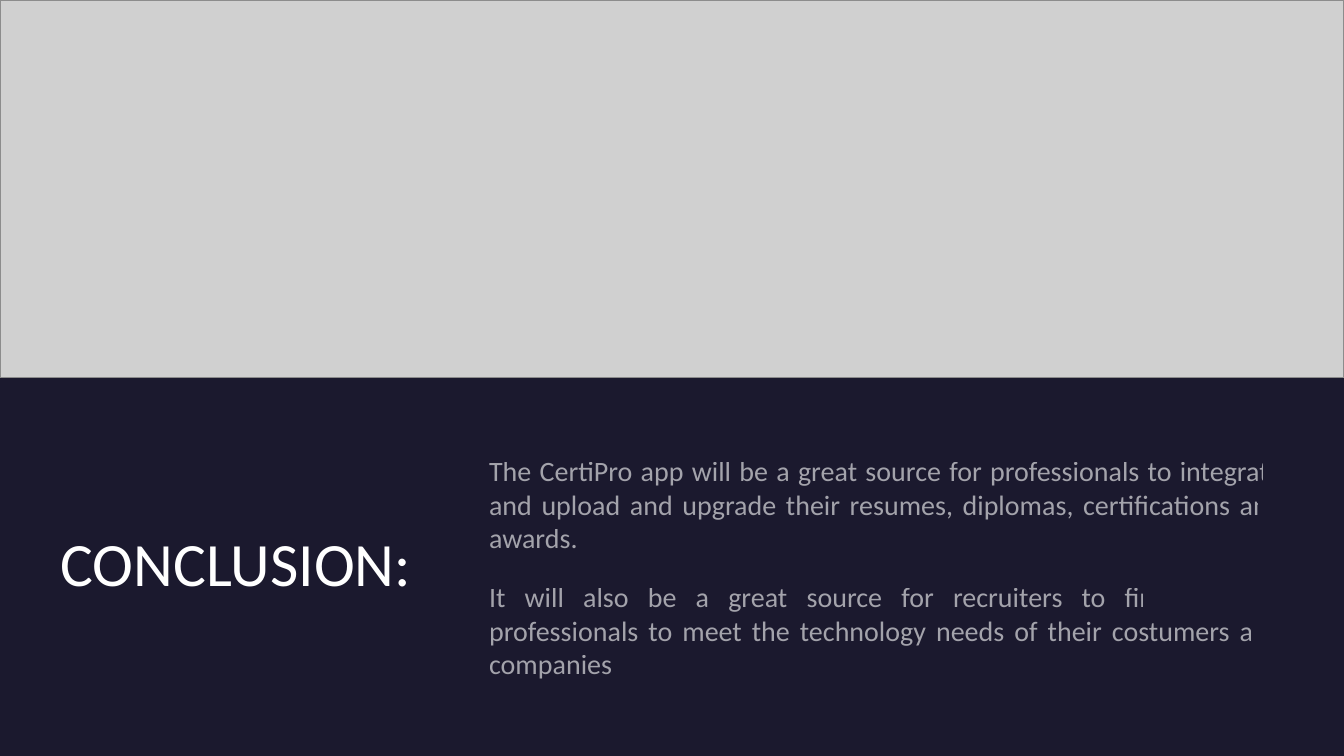
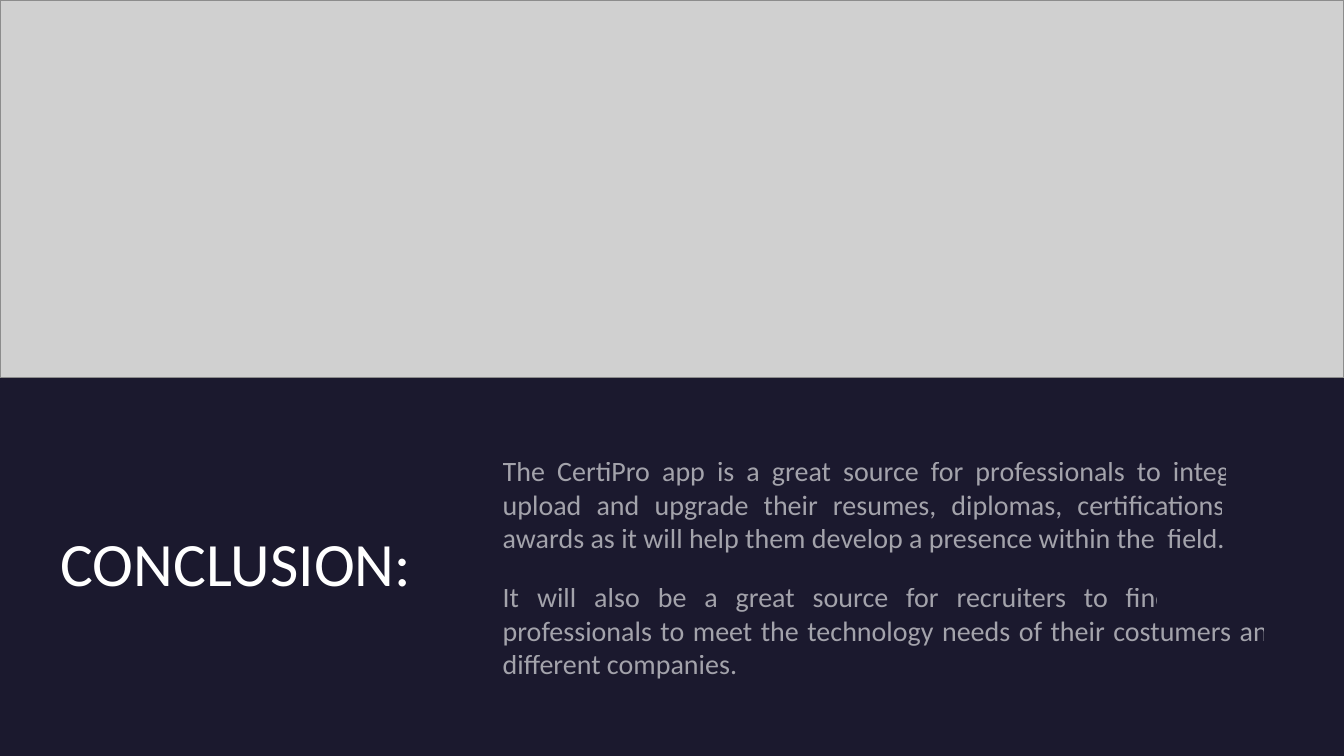
Before and after one commit to Jraigos/CertiPro, a slide deck: slide 10 of Project_Presentation_CERTIPRO.pptx (slide 8 before the commit). Drawn at 1344x756 pixels with LibreOffice and Linux fonts; fonts in the diff are those of the drawing; grey boxes stand for pictures. Boxes give left, top, right and bottom in pixels: in the first picture for what was removed or moved away, otherwise in the second. Text is boxed around its words. In the diff, an @@ line names an element or a change of style, - is before the commit and + after.

```diff
--- a/Project_Presentation_CERTIPRO.pptx
+++ b/Project_Presentation_CERTIPRO.pptx
@@ text at <box>503,462,1283,679</box>: text changed @@
-The CertiPro app will be a great source for professionals to integrate and upload and upgrade their resumes, diplomas, certifications and awards.
-It will also be a great source for recruiters to find certified professionals to meet the technology needs of their costumers and companies
+The CertiPro app is a great source for professionals to integrate, upload and upgrade their resumes, diplomas, certifications and awards as it will help them develop a presence within the field.
+It will also be a great source for recruiters to find certified professionals to meet the technology needs of their costumers and different companies.
```
Also in this commit, not shown: 7 other slides changed, 2 slides added, 1 slide removed.
